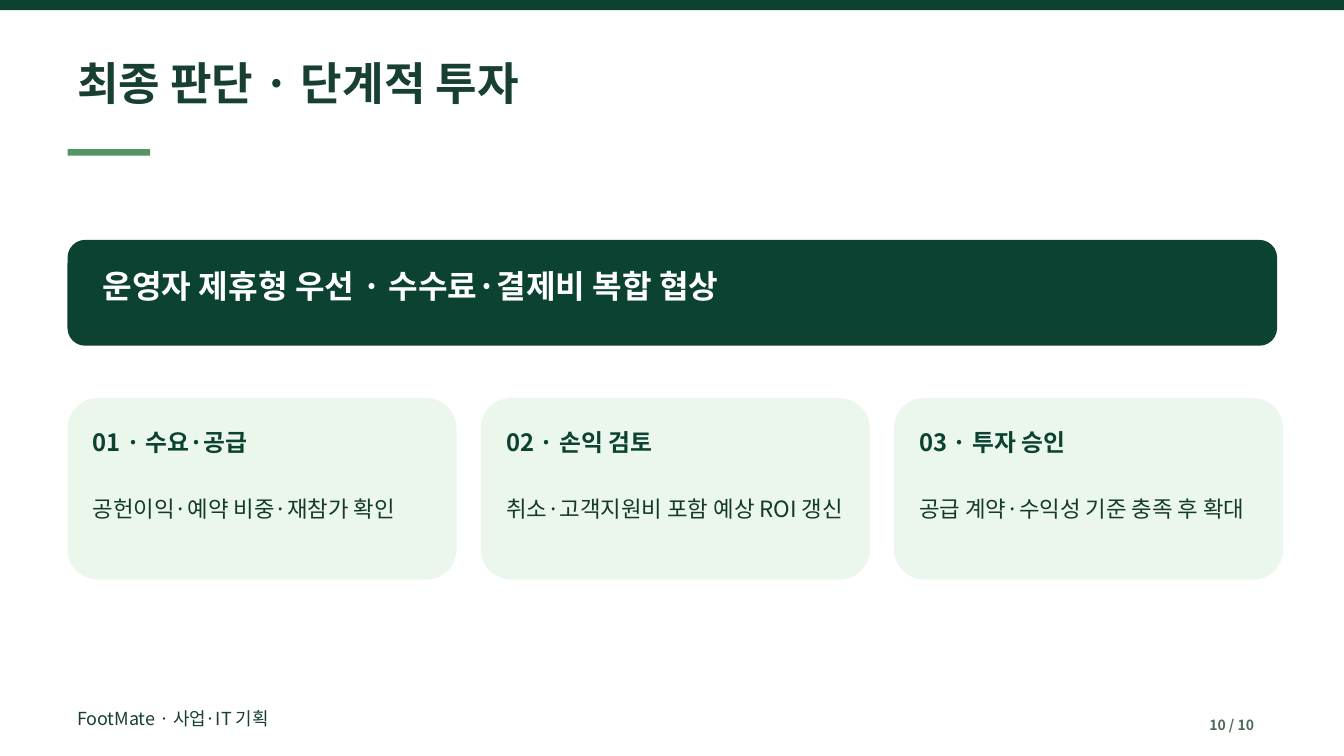
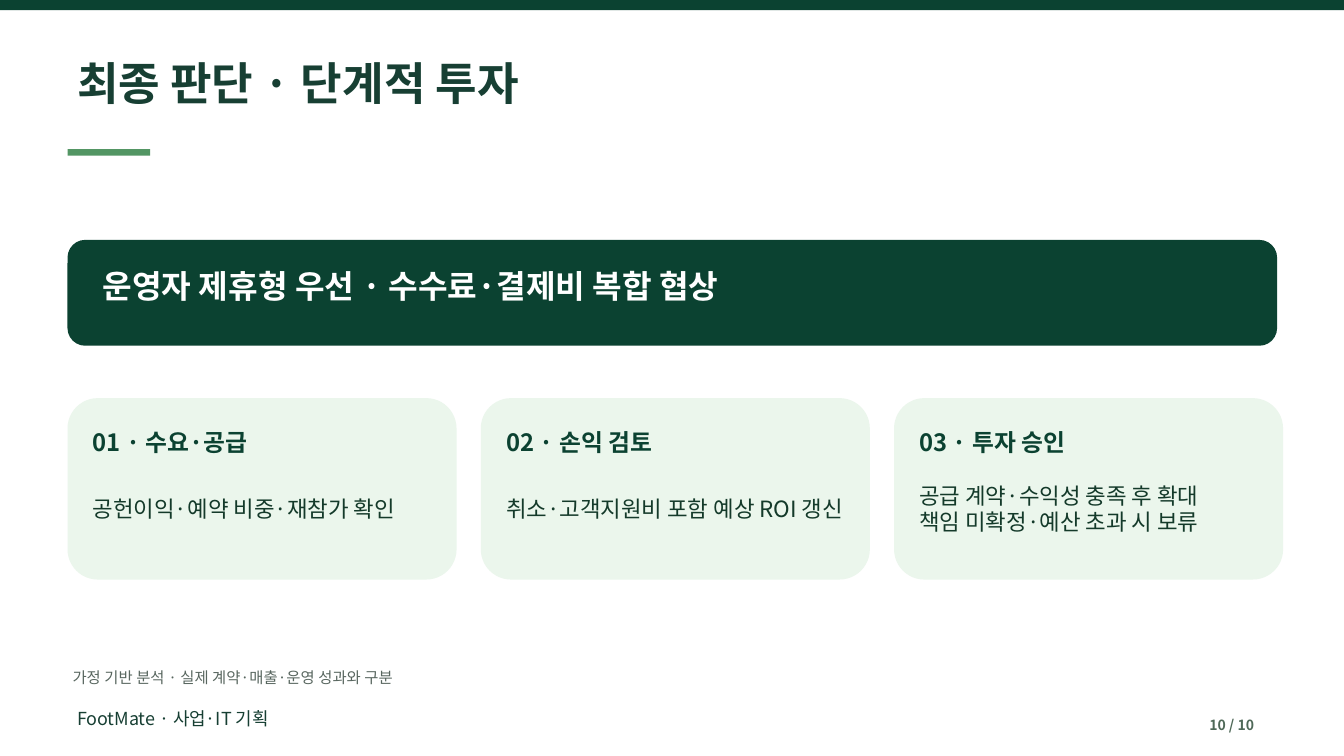
Before and after one commit to dohyunkimmm/footmate, a slide deck: slide 10 of src/case-study/downloads/footmate_report.pptx. Drawn at 1344x756 pixels with LibreOffice and Linux fonts; fonts in the diff are those of the drawing. Boxes give left, top, right and bottom in pixels: in the first picture for what was removed or moved away, otherwise in the second. Text is boxed around its words. In the diff, an @@ line names an element or a change of style, - is before the commit and + after.

```diff
--- a/src/case-study/downloads/footmate_report.pptx
+++ b/src/case-study/downloads/footmate_report.pptx
@@ text at (919,485,1198,532): text changed @@
-공급 계약·수익성 기준 충족 후 확대
+공급 계약·수익성 충족 후 확대
+책임 미확정·예산 초과 시 보류
@@ text added at (73,670,392,684), 11 pt, text #58665F @@
+가정 기반 분석 · 실제 계약·매출·운영 성과와 구분
```
Also in this commit, not shown: 9 other slides changed, 6 other files.
